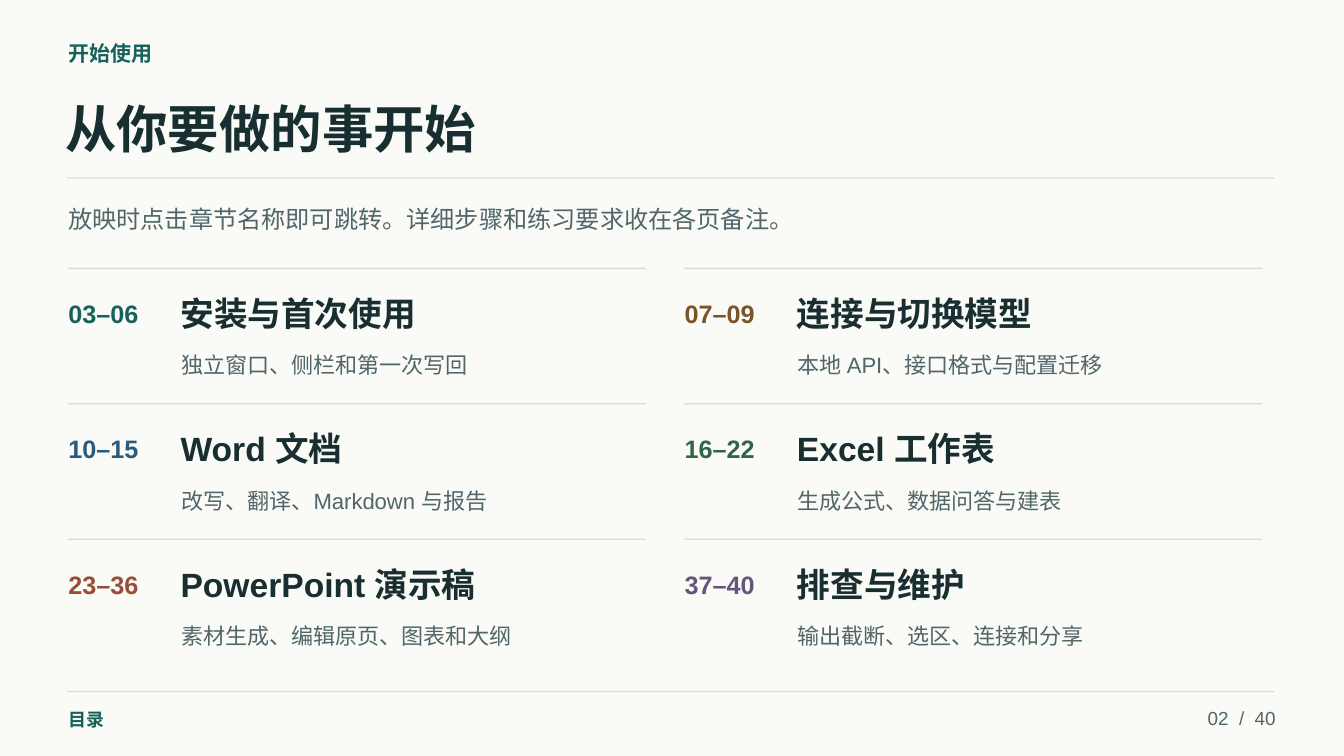
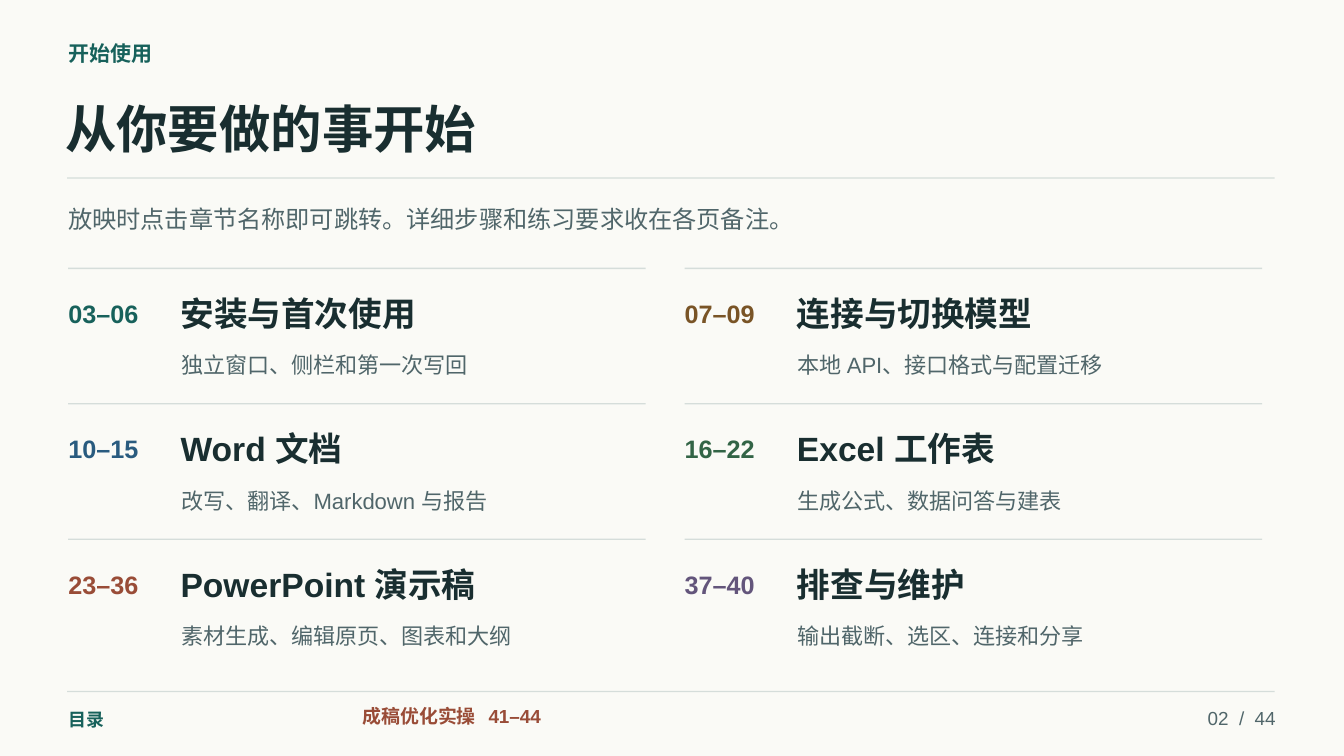
Before and after one commit to kobe8bryant24lakers/triobridge-ai, a slide deck: slide 2 of docs/assets/TrioBridge-AI-User-Guide-zh-CN.pptx. Drawn at 1344x756 pixels with LibreOffice and Linux fonts; fonts in the diff are those of the drawing. Boxes give left, top, right and bottom in pixels: in the first picture for what was removed or moved away, otherwise in the second. Text is boxed around its words. In the diff, an @@ line names an element or a change of style, - is before the commit and + after.

```diff
--- a/docs/assets/TrioBridge-AI-User-Guide-zh-CN.pptx
+++ b/docs/assets/TrioBridge-AI-User-Guide-zh-CN.pptx
@@ text added at bbox=[363, 707, 541, 725], 13.5 pt, text #994C37, bold @@
+成稿优化实操 41–44
@@ text at bbox=[1208, 712, 1276, 725]: text changed @@
-02 / 40
+02 / 44
```
Also in this commit, not shown: 38 other slides changed, 4 slides added, 32 other files.
